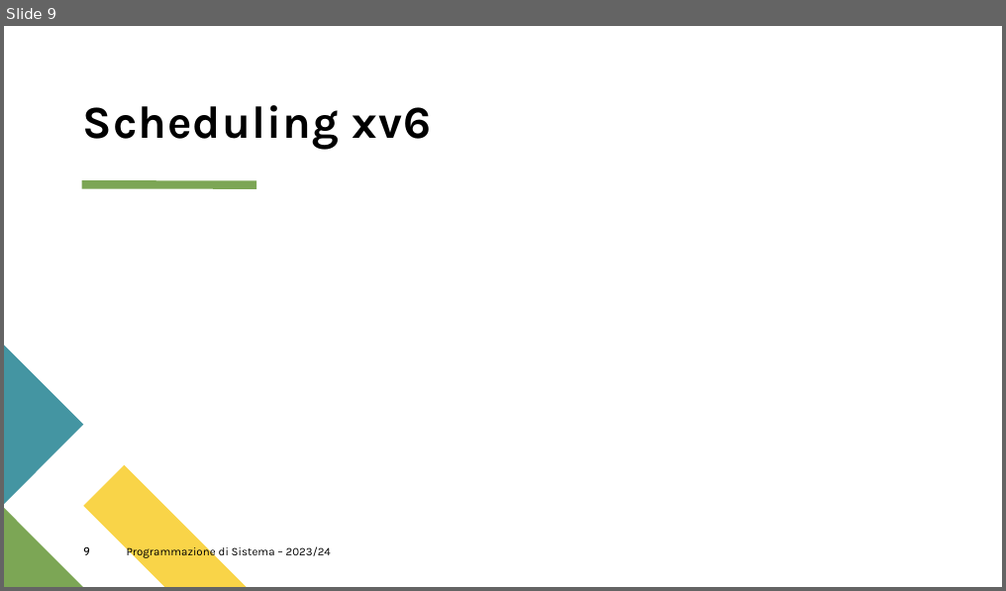
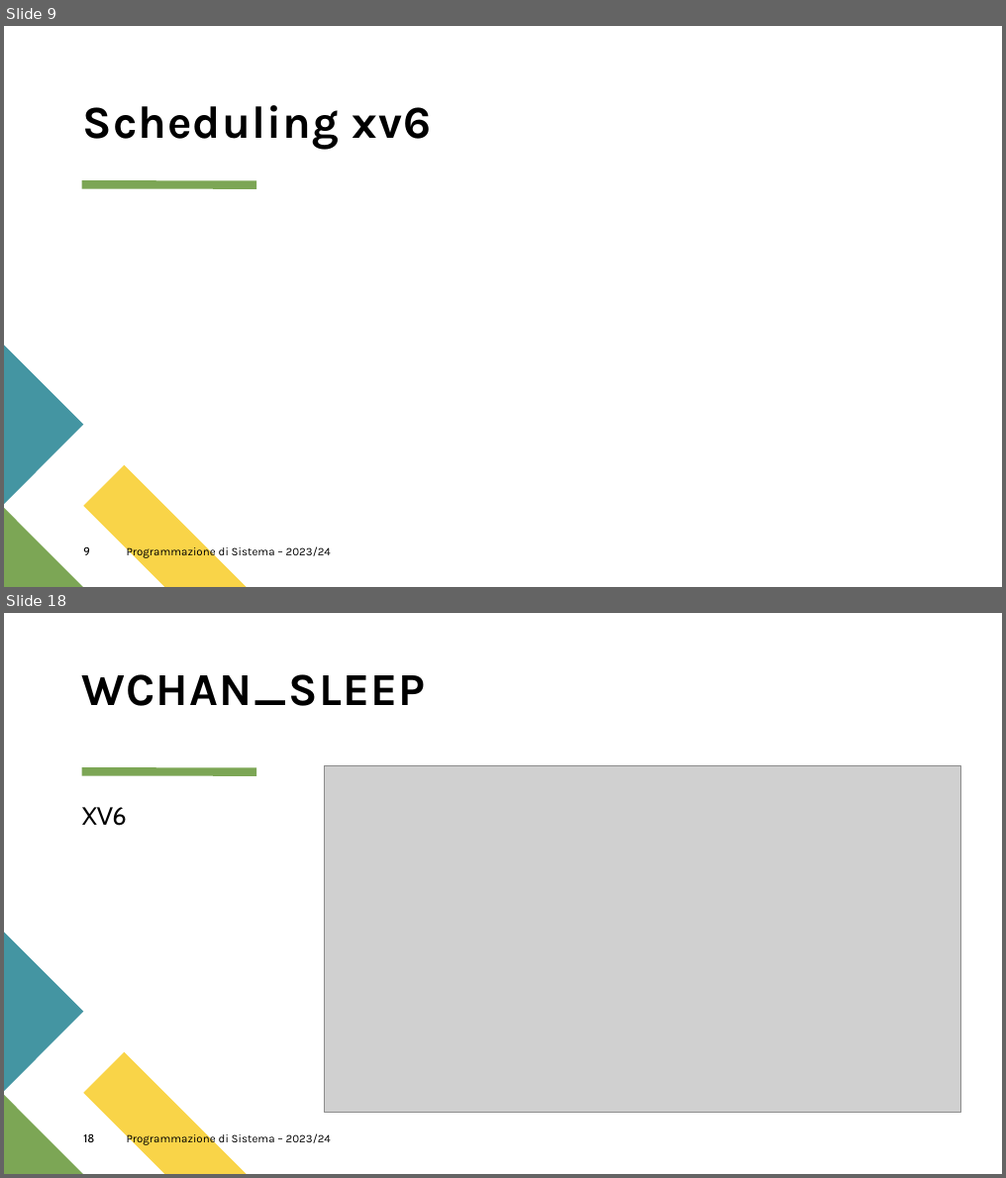
Before and after one commit to Zafonte/OS-project, a slide deck: OS161 Project/PDS.pptx. Shown one above the other, each under a label of ours: slide 9 before the commit, slides 9 and 18 after it; the slides between them are not shown. The pictures are 1006x591 and 1006x1178 pixels, drawn with LibreOffice and Linux fonts; fonts in the diff are those of the drawing; grey boxes stand for pictures. Boxes give left, top, right and bottom in pixels: in the first picture for what was removed or moved away, otherwise in the second. Text is boxed around its words. In the diff, an @@ line names an element or a change of style, - is before the commit and + after.

```diff
--- a/OS161 Project/PDS.pptx
+++ b/OS161 Project/PDS.pptx
@@ slide 18 added at [4,613,1002,1174], background #FFFFFF; not listed: 4 template elements that a slide beside it also shows @@
@@ title added at [82,674,426,706], 44 pt, text #000000, bold @@
+WCHAN_SLEEP
@@ picture added at [325,765,960,1113] @@
@@ text added at [82,807,127,826], 24 pt, text #000000 @@
+XV6
@@ page number added at [83,1134,94,1143], 11 pt, text #000000 @@
+18
@@ text added at [127,1132,331,1146], 11 pt, text #000000 @@
+Programmazione di Sistema – 2023/24
```
Also in this commit, not shown: 2 slides changed, 17 other slides added.
